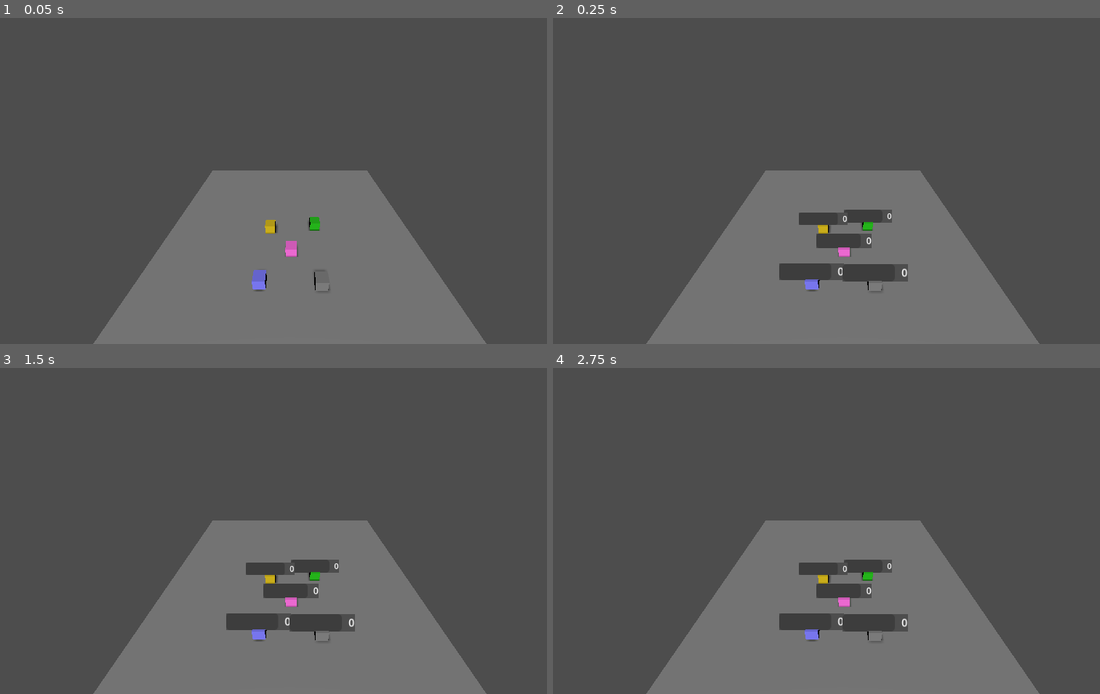
Above: before the commit, frames 1-4 (two rows, left to right).
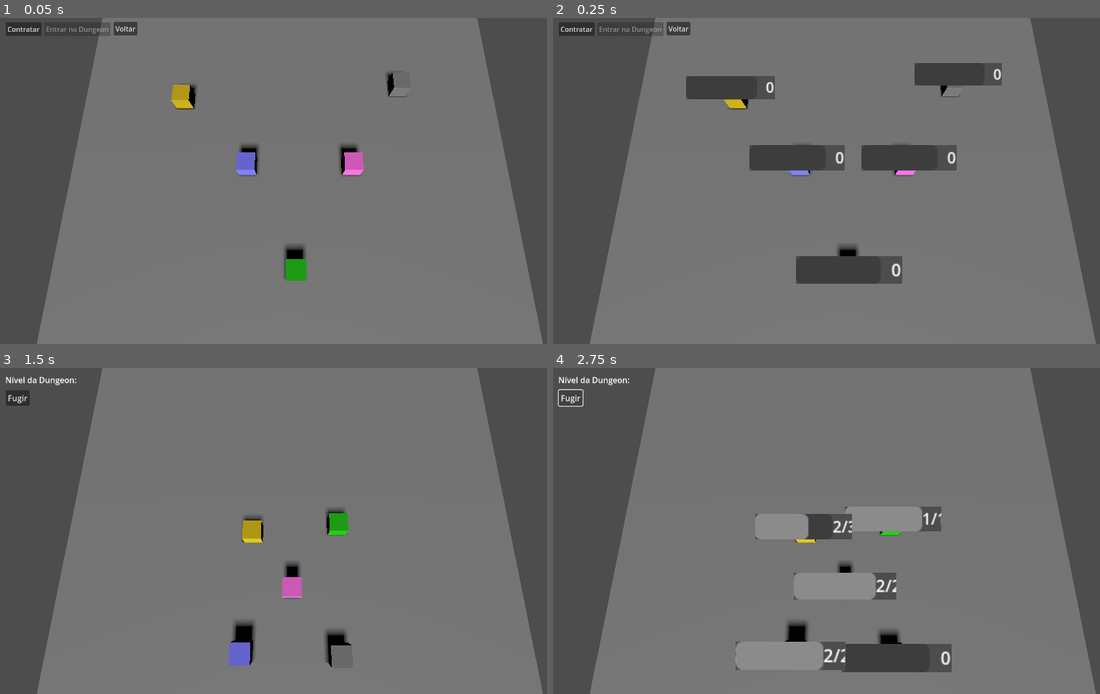
Above: after the commit, the same moments.

Repository: lazaromenezes/dungeon-explorer-godot
Game: Godot game, scene res://scenes/tavern/tavern.tscn
Same seed, same stepped clock (60 frames per second), same inputs: the game is played once before the commit and once after it. Before the commit the project starts from res://scenes/dungeon/dungeon.tscn.
Inputs (mouse positions are in pixels of both pictures, inside the frame that each line leads up to):
- Up to frame 1 (0.05 s): no input
- Up to frame 2 (0.25 s): no input
- Up to frame 3 (1.5 s): click (21, 377) at 0.5 s, where only the run after the commit has a clickable "Contratar"; click (76, 377) at 1.25 s, where only the run after the commit has a clickable "Entrar na Dungeon"
- Up to frame 4 (2.75 s): click (569, 397) at 2 s, where only the run after the commit has a clickable "Fugir"

The runs differ from the first frame. In frame 1, 55% of the frame differs, in the area x 1-100%, y 0-100%; in frame 2, 51%; in frame 3, 58%; in frame 4, 59%, in the area x 0-100%, y 0-100%.

Commit message:
Adjust camera and directional lighting

Diff:
--- a/project.godot
+++ b/project.godot
@@ -11,7 +11,7 @@
 [application]
 
 config/name="dungeon-explorer"
-run/main_scene="res://scenes/dungeon/dungeon.tscn"
+run/main_scene="res://scenes/tavern/tavern.tscn"
 config/features=PackedStringArray("4.0", "Mobile")
 config/icon="res://icon.svg"
 
--- a/scenes/dungeon/dungeon.tscn
+++ b/scenes/dungeon/dungeon.tscn
@@ -34,17 +34,16 @@
 mesh = SubResource("BoxMesh_4whfm")
 
 [node name="Camera3D" type="Camera3D" parent="Scenario"]
-transform = Transform3D(1, 0, 0, 0, 0.866025, 0.5, 0, -0.5, 0.866025, 0, 3, 3.5)
-fov = 76.2445
-near = 0.179
-far = 100.0
+transform = Transform3D(1, 0, 0, 0, 0.258819, 0.965925, 0, -0.965925, 0.258819, 0, 3, 1)
+fov = 60.0
+near = 0.3
+far = 1000.0
 
 [node name="DirectionalLight3D" type="DirectionalLight3D" parent="Scenario"]
 transform = Transform3D(1, 0, 0, 0, 0.808822, 0.588054, 0, -0.588054, 0.808822, 0, 1.21501, 3.82786)
 light_volumetric_fog_energy = 0.0
 light_angular_distance = 0.5
 shadow_enabled = true
-sky_mode = 1
 
 [node name="Hirelings" type="Node" parent="."]
 
@@ -67,3 +66,27 @@
 [node name="Wizard" parent="Hirelings" groups=["hirelings_group"] instance=ExtResource("10_33h4m")]
 transform = Transform3D(1, 0, 0.000959931, 0, 1, 0, -0.000959931, 0, 1, -0.478108, 0, 1.43526)
 hireling_stats = ExtResource("11_ix4u2")
+
+[node name="HUD" type="Control" parent="."]
+layout_mode = 3
+anchors_preset = 15
+anchor_right = 1.0
+anchor_bottom = 1.0
+grow_horizontal = 2
+grow_vertical = 2
+
+[node name="RunAwayButton" type="Button" parent="HUD"]
+layout_mode = 0
+offset_left = 13.0
+offset_top = 44.0
+offset_right = 60.0
+offset_bottom = 75.0
+text = "Fugir"
+
+[node name="DungeonLevel" type="Label" parent="HUD"]
+layout_mode = 0
+offset_left = 12.0
+offset_top = 12.0
+offset_right = 158.0
+offset_bottom = 38.0
+text = "Nível da Dungeon: "
--- a/scenes/tavern/tavern.tscn
+++ b/scenes/tavern/tavern.tscn
@@ -33,18 +33,17 @@
 transform = Transform3D(1, 0, 0, 0, 0.999962, -0.00872654, 0, 0.00872654, 0.999962, 0, 0, 0)
 mesh = SubResource("BoxMesh_26wdf")
 
-[node name="Camera3D" type="Camera3D" parent="Scenario"]
-transform = Transform3D(1, 0, 0, 0, 0.866025, 0.5, 0, -0.5, 0.866025, 0, 3, 3.5)
-fov = 76.2445
-near = 0.179
-far = 100.0
-
 [node name="DirectionalLight3D" type="DirectionalLight3D" parent="Scenario"]
 transform = Transform3D(1, 0, 0, 0, 0.808822, 0.588054, 0, -0.588054, 0.808822, 0, 1.21501, 3.82786)
 light_volumetric_fog_energy = 0.0
 light_angular_distance = 0.5
 shadow_enabled = true
-sky_mode = 1
+
+[node name="Camera3D" type="Camera3D" parent="Scenario"]
+transform = Transform3D(1, 0, 0, 0, 0.258819, 0.965925, 0, -0.965925, 0.258819, 0, 3, 1)
+fov = 60.0
+near = 0.3
+far = 1000.0
 
 [node name="Hirelings" type="Node" parent="."]
 
